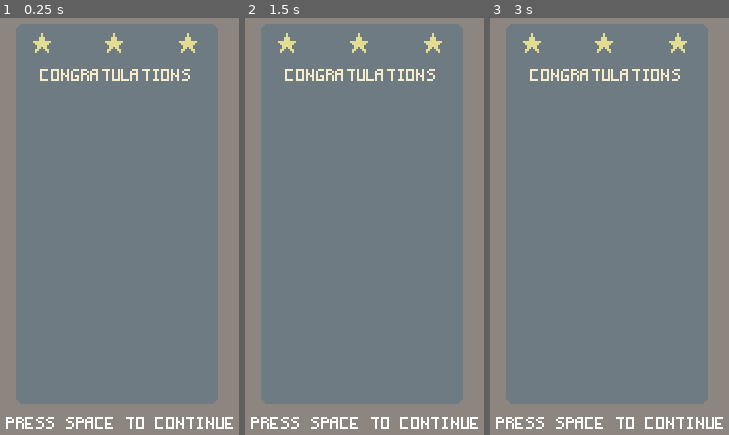
Above: before the commit, frames 1-3 (left to right).
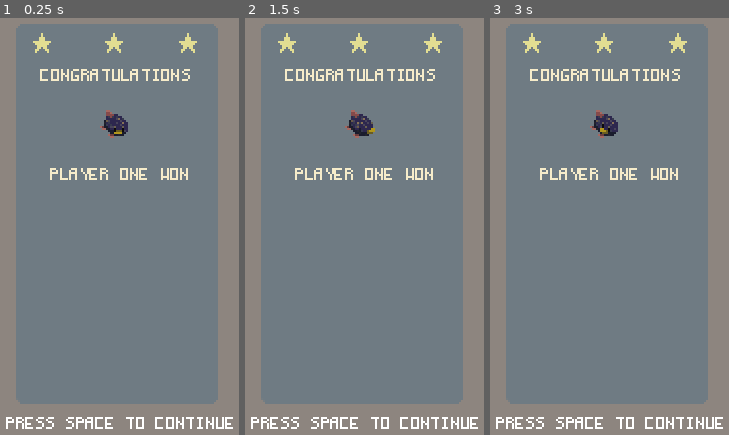
Above: after the commit, the same moments.

Repository: Pawel-9215/pipi_game
Game: Godot game, scene res://GUI/endgame.tscn
The game is run twice, just before and just after one commit, with the same random seed, the same clock (stepped at 60 frames per second) and the same inputs. This scene is started directly instead of the project's main scene.
Inputs:
- Up to frame 1 (0.25 s): no input
- Up to frame 2 (1.5 s): tap Enter (ui_accept) at 0.5, 0.77, 1.25 s; hold W (p1_up) 0.53-1.28 s; tap Down (p2_down) at 0.6 s; hold S (p1_down) from 1.28 s (still down); tap Up (p2_up) at 1.35 s
- Up to frame 3 (3 s): tap Enter (ui_accept) at 1.52, 2, 2.75 s; release S (p1_down) at 2.03 s; hold W (p1_up) from 2.03 s (still down); tap Down (p2_down) at 2.1 s; tap Up (p2_up) at 2.85 s

The runs differ from the first frame. In frame 1, 1.1% of the frame differs, in the area x 20-79%, y 22-39%; in frame 2, 1.1%; in frame 3, 1.1%.

Commit message:
Scoreboard WIP

Diff:
--- a/GUI/HUD.gd
+++ b/GUI/HUD.gd
@@ -60,6 +60,7 @@
 
 func end_match():
 	print("Game ended")
+	save_scoreboard_data()
 	pass
 
 # Called every frame. 'delta' is the elapsed time since the previous frame.
--- a/GUI/MainMenu.tscn
+++ b/GUI/MainMenu.tscn
@@ -35,6 +35,30 @@
 "speed": 8.0
 } ]
 
+[sub_resource type="AtlasTexture" id=7]
+atlas = ExtResource( 4 )
+region = Rect2( 0, 0, 16, 16 )
+
+[sub_resource type="AtlasTexture" id=8]
+atlas = ExtResource( 4 )
+region = Rect2( 16, 0, 16, 16 )
+
+[sub_resource type="AtlasTexture" id=9]
+atlas = ExtResource( 4 )
+region = Rect2( 32, 0, 16, 16 )
+
+[sub_resource type="AtlasTexture" id=10]
+atlas = ExtResource( 4 )
+region = Rect2( 48, 0, 16, 16 )
+
+[sub_resource type="AtlasTexture" id=11]
+atlas = ExtResource( 4 )
+region = Rect2( 64, 0, 16, 16 )
+
+[sub_resource type="AtlasTexture" id=12]
+atlas = ExtResource( 4 )
+region = Rect2( 80, 0, 16, 16 )
+
 [sub_resource type="AtlasTexture" id=13]
 atlas = ExtResource( 3 )
 region = Rect2( 0, 0, 16, 16 )
@@ -59,40 +83,16 @@
 atlas = ExtResource( 3 )
 region = Rect2( 80, 0, 16, 16 )
 
-[sub_resource type="AtlasTexture" id=7]
-atlas = ExtResource( 4 )
-region = Rect2( 0, 0, 16, 16 )
-
-[sub_resource type="AtlasTexture" id=8]
-atlas = ExtResource( 4 )
-region = Rect2( 16, 0, 16, 16 )
-
-[sub_resource type="AtlasTexture" id=9]
-atlas = ExtResource( 4 )
-region = Rect2( 32, 0, 16, 16 )
-
-[sub_resource type="AtlasTexture" id=10]
-atlas = ExtResource( 4 )
-region = Rect2( 48, 0, 16, 16 )
-
-[sub_resource type="AtlasTexture" id=11]
-atlas = ExtResource( 4 )
-region = Rect2( 64, 0, 16, 16 )
-
-[sub_resource type="AtlasTexture" id=12]
-atlas = ExtResource( 4 )
-region = Rect2( 80, 0, 16, 16 )
-
 [sub_resource type="SpriteFrames" id=19]
 animations = [ {
+"frames": [ SubResource( 7 ), SubResource( 8 ), SubResource( 9 ), SubResource( 10 ), SubResource( 11 ), SubResource( 12 ) ],
+"loop": true,
+"name": "bear_idle",
+"speed": 5.0
+}, {
 "frames": [ SubResource( 13 ), SubResource( 14 ), SubResource( 15 ), SubResource( 16 ), SubResource( 17 ), SubResource( 18 ) ],
 "loop": true,
 "name": "bunny_idle",
-"speed": 5.0
-}, {
-"frames": [ SubResource( 7 ), SubResource( 8 ), SubResource( 9 ), SubResource( 10 ), SubResource( 11 ), SubResource( 12 ) ],
-"loop": true,
-"name": "bear_idle",
 "speed": 5.0
 } ]
 
@@ -121,7 +121,7 @@
 position = Vector2( 14.1843, 121.439 )
 frames = SubResource( 19 )
 animation = "bunny_idle"
-frame = 5
+frame = 2
 playing = true
 offset = Vector2( 68.4385, 0 )
 
@@ -129,7 +129,7 @@
 position = Vector2( 233.246, 121.5 )
 frames = SubResource( 19 )
 animation = "bear_idle"
-frame = 2
+frame = 5
 playing = true
 offset = Vector2( 68.4385, 0 )
 
--- a/GUI/PixelFont.gd
+++ b/GUI/PixelFont.gd
@@ -26,6 +26,26 @@
 
 	$letter.visible = false
 
+func clear_text():
+	for letter in full_text:
+		remove_child(letter)
+		letter.queue_free()
+
+func set_new_text(new_text):
+	clear_text()
+	full_text = []
+	var local_text = new_text.to_lower()
+
+	for letter in local_text:
+		full_text.append($letter.duplicate())
+
+	for index in full_text.size():
+		add_child(full_text[index])
+		full_text[index].global_position.x += 5*index
+		full_text[index].frame = alphabet[text[index]]
+
+	$letter.visible = false
+
 
 
 
--- /dev/null
+++ b/GUI/endgame.gd
@@ -0,0 +1,50 @@
+extends MarginContainer
+
+
+# Declare member variables here. Examples:
+# var a = 2
+# var b = "text"
+
+var who_won = "nobody"
+
+var player_1_avatar
+var player_2_avatar
+
+func print_winner():
+	$TextureRect/WinnerTag.set_new_text(who_won + "won the game")
+
+func load_scoreboard():
+	var scoreboard = File.new()
+	if not scoreboard.file_exists("user://savedplayers"):
+		return # Error, no save data!
+	scoreboard.open("user://savedplayers", File.READ)
+
+	var winners = parse_json(scoreboard.get_line())
+
+	print(winners)
+
+
+
+	scoreboard.close()
+
+func load_player_data():
+	var player_data = File.new()
+	if not player_data.file_exists("user://savedplayers"):
+		return # Error, no save data!
+	player_data.open("user://savedplayers", File.READ)
+
+	var players = parse_json(player_data.get_line())
+	player_1_avatar = players["player_1_character"]
+	player_2_avatar = players["player_2_character"]
+
+
+	player_data.close()
+
+# Called when the node enters the scene tree for the first time.
+func _ready():
+	load_player_data()
+
+
+# Called every frame. 'delta' is the elapsed time since the previous frame.
+#func _process(delta):
+#	pass
--- a/GUI/endgame.tscn
+++ b/GUI/endgame.tscn
@@ -1,12 +1,115 @@
-[gd_scene load_steps=4 format=2]
+[gd_scene load_steps=29 format=2]
 
 [ext_resource path="res://GFX/UI/star.png" type="Texture" id=1]
 [ext_resource path="res://GFX/UI/empty_plate.png" type="Texture" id=2]
 [ext_resource path="res://GUI/PixelFont.tscn" type="PackedScene" id=3]
+[ext_resource path="res://GFX/Players/player_bunny_spritesheet.png" type="Texture" id=4]
+[ext_resource path="res://GFX/Players/player_bear_spritesheet.png" type="Texture" id=5]
+[ext_resource path="res://GFX/Enemies/pipi_spritesheet.png" type="Texture" id=6]
+[ext_resource path="res://GUI/endgame.gd" type="Script" id=7]
 
-[node name="MarginContainer" type="MarginContainer"]
+[sub_resource type="AtlasTexture" id=1]
+atlas = ExtResource( 6 )
+region = Rect2( 64, 16, 16, 16 )
+
+[sub_resource type="AtlasTexture" id=2]
+atlas = ExtResource( 6 )
+region = Rect2( 80, 16, 16, 16 )
+
+[sub_resource type="AtlasTexture" id=3]
+atlas = ExtResource( 6 )
+region = Rect2( 96, 16, 16, 16 )
+
+[sub_resource type="AtlasTexture" id=4]
+atlas = ExtResource( 6 )
+region = Rect2( 112, 16, 16, 16 )
+
+[sub_resource type="AtlasTexture" id=5]
+atlas = ExtResource( 6 )
+region = Rect2( 0, 32, 16, 16 )
+
+[sub_resource type="AtlasTexture" id=6]
+atlas = ExtResource( 6 )
+region = Rect2( 16, 32, 16, 16 )
+
+[sub_resource type="AtlasTexture" id=7]
+atlas = ExtResource( 6 )
+region = Rect2( 32, 32, 16, 16 )
+
+[sub_resource type="AtlasTexture" id=8]
+atlas = ExtResource( 6 )
+region = Rect2( 48, 32, 16, 16 )
+
+[sub_resource type="AtlasTexture" id=9]
+atlas = ExtResource( 5 )
+region = Rect2( 0, 0, 16, 16 )
+
+[sub_resource type="AtlasTexture" id=10]
+atlas = ExtResource( 5 )
+region = Rect2( 16, 0, 16, 16 )
+
+[sub_resource type="AtlasTexture" id=11]
+atlas = ExtResource( 5 )
+region = Rect2( 32, 0, 16, 16 )
+
+[sub_resource type="AtlasTexture" id=12]
+atlas = ExtResource( 5 )
+region = Rect2( 48, 0, 16, 16 )
+
+[sub_resource type="AtlasTexture" id=13]
+atlas = ExtResource( 5 )
+region = Rect2( 64, 0, 16, 16 )
+
+[sub_resource type="AtlasTexture" id=14]
+atlas = ExtResource( 5 )
+region = Rect2( 80, 0, 16, 16 )
+
+[sub_resource type="AtlasTexture" id=15]
+atlas = ExtResource( 4 )
+region = Rect2( 0, 0, 16, 16 )
+
+[sub_resource type="AtlasTexture" id=16]
+atlas = ExtResource( 4 )
+region = Rect2( 16, 0, 16, 16 )
+
+[sub_resource type="AtlasTexture" id=17]
+atlas = ExtResource( 4 )
+region = Rect2( 32, 0, 16, 16 )
+
+[sub_resource type="AtlasTexture" id=18]
+atlas = ExtResource( 4 )
+region = Rect2( 48, 0, 16, 16 )
+
+[sub_resource type="AtlasTexture" id=19]
+atlas = ExtResource( 4 )
+region = Rect2( 64, 0, 16, 16 )
+
+[sub_resource type="AtlasTexture" id=20]
+atlas = ExtResource( 4 )
+region = Rect2( 80, 0, 16, 16 )
+
+[sub_resource type="SpriteFrames" id=21]
+animations = [ {
+"frames": [ SubResource( 1 ), SubResource( 2 ), SubResource( 3 ), SubResource( 4 ), SubResource( 5 ), SubResource( 6 ), SubResource( 7 ), SubResource( 8 ) ],
+"loop": true,
+"name": "pipi",
+"speed": 8.0
+}, {
+"frames": [ SubResource( 9 ), SubResource( 10 ), SubResource( 11 ), SubResource( 12 ), SubResource( 13 ), SubResource( 14 ) ],
+"loop": true,
+"name": "bear",
+"speed": 8.0
+}, {
+"frames": [ SubResource( 15 ), SubResource( 16 ), SubResource( 17 ), SubResource( 18 ), SubResource( 19 ), SubResource( 20 ) ],
+"loop": true,
+"name": "bunny",
+"speed": 8.0
+} ]
+
+[node name="EndGame" type="MarginContainer"]
 margin_right = 40.0
 margin_bottom = 40.0
+script = ExtResource( 7 )
 __meta__ = {
 "_edit_use_anchors_": false
 }
@@ -20,6 +123,11 @@
 modulate = Color( 0.964706, 0.92549, 0.792157, 1 )
 position = Vector2( 155.546, 45.4823 )
 text = "congratulations"
+
+[node name="WinnerTag" parent="TextureRect" instance=ExtResource( 3 )]
+modulate = Color( 0.964706, 0.92549, 0.792157, 1 )
+position = Vector2( 160, 95 )
+text = "player one won"
 
 [node name="PixelFont2" parent="TextureRect" instance=ExtResource( 3 )]
 position = Vector2( 137.907, 219.666 )
@@ -39,3 +147,10 @@
 position = Vector2( 247.083, 38.8069 )
 texture = ExtResource( 1 )
 offset = Vector2( -20.1024, -9.46195 )
+
+[node name="WinnerSprite" type="AnimatedSprite" parent="TextureRect"]
+position = Vector2( 191, 71 )
+frames = SubResource( 21 )
+animation = "pipi"
+frame = 6
+playing = true
